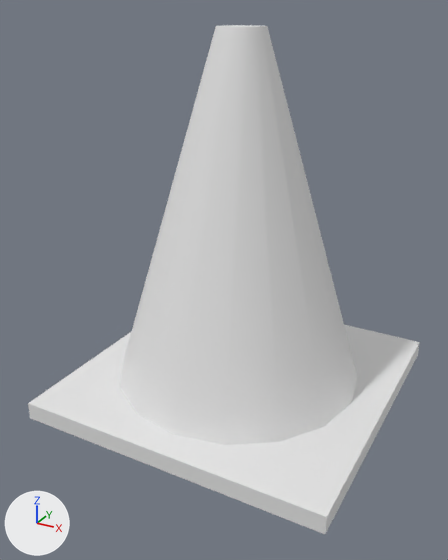
Renders of the FBX model Assets/Models/Obstacles/Obstacle_RoadWorks_Cone.fbx from each side of a commit.
Camera for both pictures: a 50 mm camera at (1.132, -1.625, 0.46) aimed at (0.805, -1.03, 0.163). Arrows for +X, +Y and +Z are at lower left; the lights stay in place. Where no turn or scale is listed for an object, it has been applied to the vertices.

Names of what the first picture shows: 'Obstacle_Roadworks_Cone'.
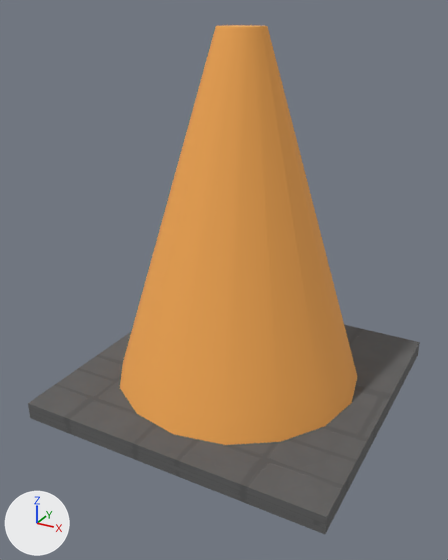
The newer file is also turned or shifted as a whole; pictures and numbers use the older file's frame.

The edits, one by one:
Picture 'Text_Pavement_1.png' (img_text_pavement_1_png) is new.
Material 'Material #246' (mat_material__246) is new.
Its base color is (0.922, 0.4, 0.0863) (orange #f6aa53).
Its roughness is 0.859.
Material '03 - Default' (mat_03___default) is new.
Its texture is img_text_pavement_1_png.
Its roughness is 0.859.
me_mesh has 40 vertices, 31 faces and spans x -0.19..0.19, y -0.19..0.19, z -0.221..0.221.
me_mesh is used by ob_obstacle_roadworks_cone; location (0.811, -0.997, 0.221).
me_mesh part 1: all 6 faces centred in x -0.19..0.19, y -0.19..0.19, z -0.221..-0.199 switch from no material to mat_03___default (picture img_text_pavement_1_png).
me_mesh part 2: all 25 faces centred in x -0.091..0.085, y -0.088..0.088, z 0.01..0.221 switch from no material to mat_material__246 (orange #f6aa53).

Boxes (x1, y1, x2, y2) around the edits, measured in the pictures (448 x 560 px):
part 1 of me_mesh, recoloured (white to grey)
    both: (28, 325, 420, 534)
part 2 of me_mesh, recoloured (grey to orange)
    both: (120, 25, 357, 445)
